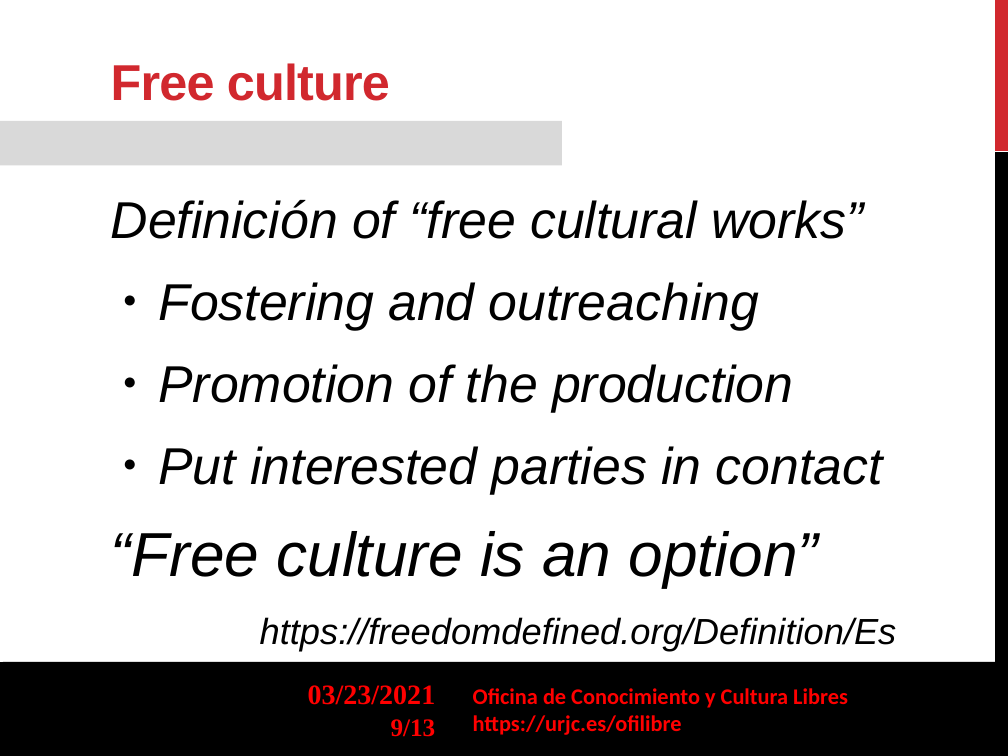
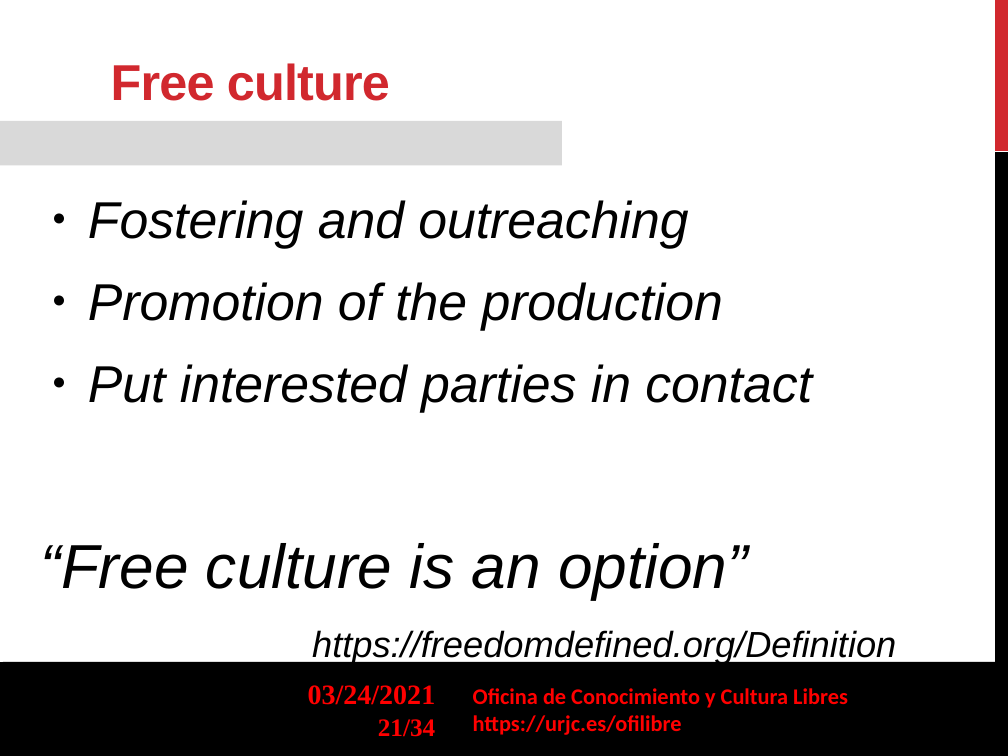
Before and after one commit to gabrielIzquierdo/OfiLibreGabri.github.io, a slide deck: slide 21 of transpas/ofilibre/Ofilibre-presentacion-en.odp (slide 9 before the commit). Drawn at 1008x756 pixels with LibreOffice and Linux fonts; fonts in the diff are those of the drawing; background and template pictures are left out. Boxes give left, top, right and bottom in pixels: in the first picture for what was removed or moved away, otherwise in the second. Text is boxed around its words. In the diff, an @@ line names an element or a change of style, - is before the commit and + after.

```diff
--- a/transpas/ofilibre/Ofilibre-presentacion-en.odp
+++ b/transpas/ofilibre/Ofilibre-presentacion-en.odp
@@ text "Fostering and outreaching": place and size @@
-text "Fostering and outreaching" at box(111, 200, 897, 651)
+text "Fostering and outreaching" at box(40, 200, 896, 664)
@@ text at box(111, 200, 863, 239): paragraph removed @@
-Definición of “free cultural works”
@@ text at box(312, 630, 896, 664): text changed @@
-https://freedomdefined.org/Definition/Es
+https://freedomdefined.org/Definition
@@ text at box(308, 685, 436, 705): text changed @@
-03/23/2021
+03/24/2021
@@ page number at box(378, 719, 435, 737): text changed @@
-9/13
+21/34
```
Also in this commit, not shown: 12 other slides changed, 21 slides added, 1 other file.
